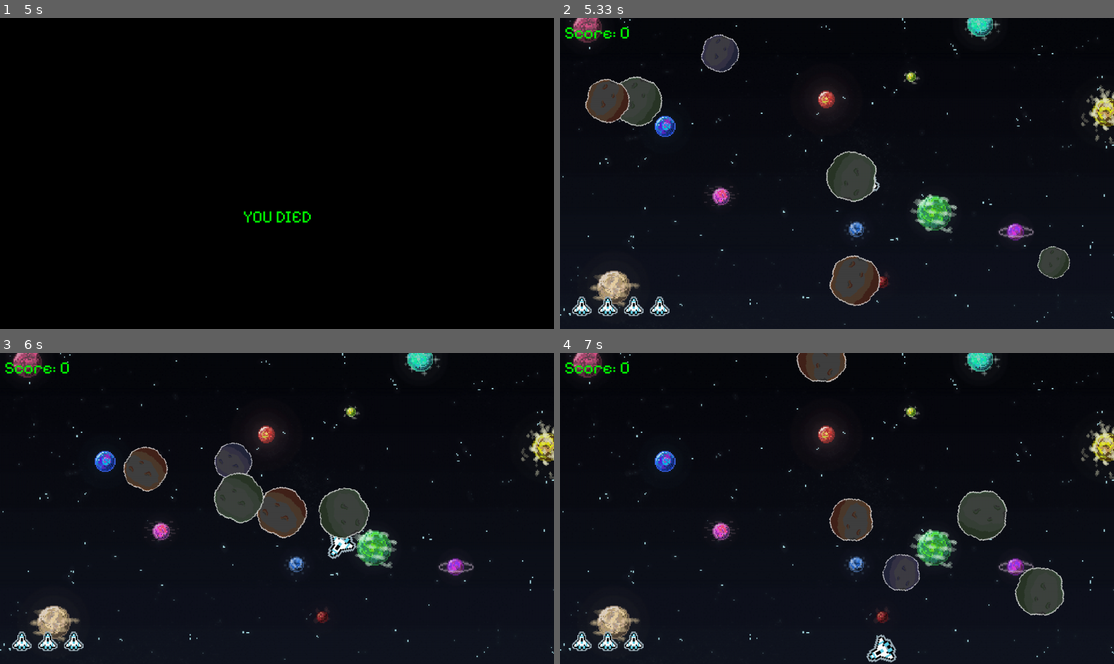
Above: before the commit, frames 1-4 (two rows, left to right).
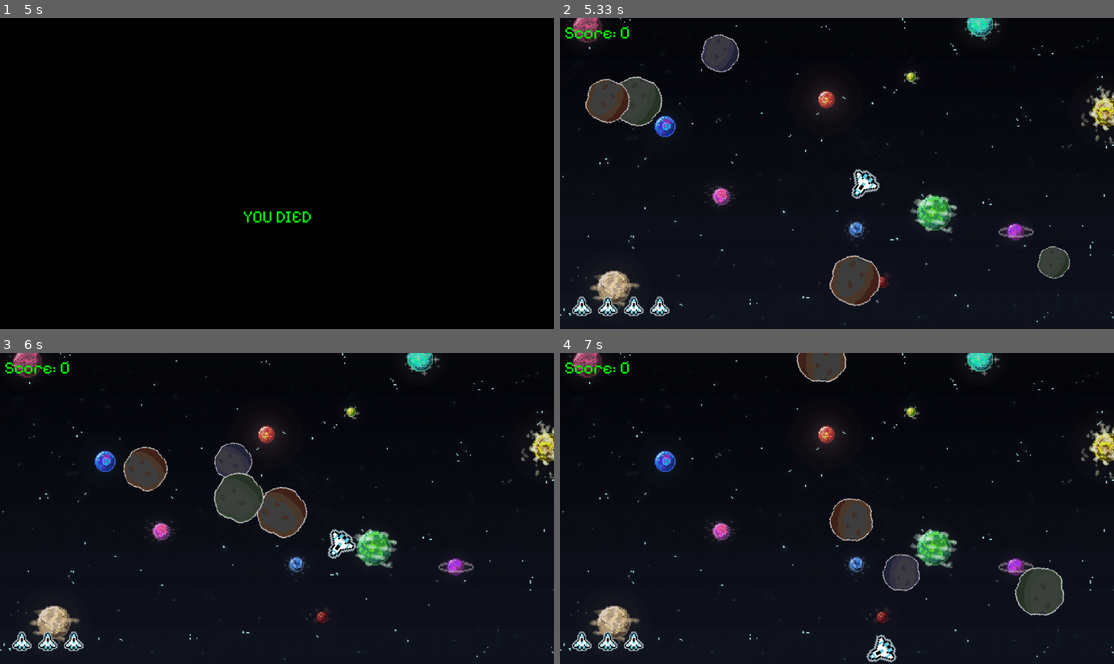
Above: after the commit, the same moments.

Repository: EinSchnitzelchen/AsteroidsAufTemu
Game: pygame game, started from main.py
Same seed, same stepped clock (60 frames per second), same inputs: the game is played once before the commit and once after it.
Inputs:
- Up to frame 1 (5 s): tap Space at 0.33 s; hold Right 0.67-1.13 s; hold Up 1.17-1.47 s; hold Right 1.5-1.97 s; hold Left 2-2.53 s
- Up to frame 2 (5.33 s): no input
- Up to frame 3 (6 s): hold Up from 5.8 s (still down)
- Up to frame 4 (7 s): release Up at 6.1 s; hold Right 6.13-6.6 s; hold Left from 6.63 s (still down)

Frame 1 is identical in both runs. In frame 2, 1.1% of the frame differs, in the area x 48-58%, y 42-60%; in frame 3, 1.2%; in frame 4, 1.2%, in the area x 71-81%, y 44-61%.

Commit message:
Full game Reset

Diff:
--- a/game.py
+++ b/game.py
@@ -182,6 +182,9 @@
         self.lives = 4
         self.lifes_p2 = 4
         self.score_vel = 0
+        self.level = 1
+        for asteroid in self.asteroid_group:
+            asteroid.kill()
         self.asteroid_group.empty()
         self.bullet_group.empty()
         self.bullet_group_p2.empty()
